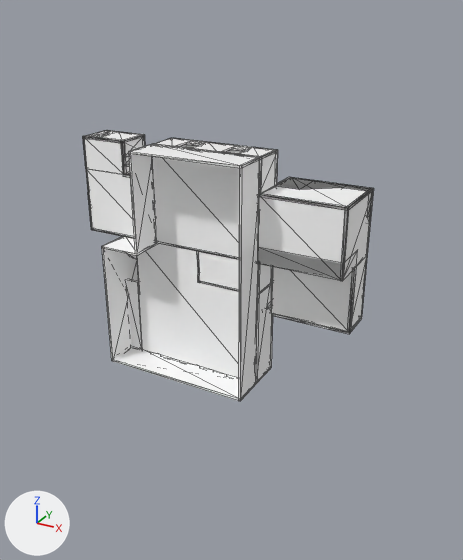
An edit to the glTF model assets/units/pd2_mod_hgs/mockup/mockup.glb, drawn before and after from the same camera.
Before and after are seen from a 50 mm camera at (29.7, -64.1, 27.3) aimed at (-5.4, -0.2, -4.6). The axes (+X, +Y, +Z) are drawn at lower left. The lights are the same throughout. Mesh edges are drawn as thin lines. Where no turn or scale is listed for an object, it has been applied to the vertices. Vertices at the same position are counted once.

In view in the first picture: 'g_mkp'.
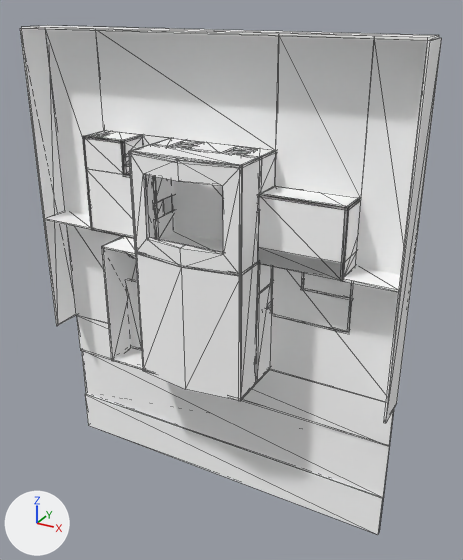
The change in detail:
me_g_g is used by ob_g_mkp; location (0.0, 0.0, 0.0).
me_g_g had 585 vertices, 1020 faces and spanned x -24.0..10.0, y -8.0..4.5, z -16.0..12.0.
me_g_g now has 725 vertices, 1320 faces and spans x -32.3..16.2, y -9.0..4.5, z -36.0..24.2.
me_g_g part 1: a new loose piece, a box spanning x -11.8..-9.2, y -1.0..0.0, z 11.75..12.0, in mat_mat_mat.
me_g_g part 2: a new loose piece, a box spanning x -4.8..-2.2, y -1.0..0.0, z 11.75..12.0, in mat_mat_mat.
me_g_g part 3: a new loose piece, a box spanning x 16.0..16.25, y -4.0..0.5, z -16.0..24.0, in mat_mat_mat.
me_g_g part 4: the loose piece of 14 vertices spanning x -11.0..-5.0, y -4.0..0.5, z 11.8..12.0 is rebuilt with 14 vertices and now spans x -11.8..-4.8, y -4.0..0.5, z 11.8..12.0.
me_g_g part 5: 15 vertices moved from x -17.0..10.0, y -4.0..0.5, z -16.0..12.0 to x -16.8..10.0, y -4.0..0.5, z -16.0..12.0; 14 vertices removed from x -14.0..10.0, y -4.0..0.5, z -8.0..12.0; 106 vertices added at x -32.3..16.0, y -9.0..0.5, z -36.0..24.2.

Changed parts and their boxes (x1, y1, x2, y2) in the pictures (463 x 560 px):
'g_mkp', reshaped (45% wider, 88% taller)
    before: (83, 130, 374, 401)
    after: (20, 25, 442, 534)
part 1 of me_g_g, added
    after: (181, 140, 204, 146)
part 2 of me_g_g, added
    after: (233, 146, 257, 152)
part 3 of me_g_g, added
    after: (384, 38, 442, 423)
part 4 of me_g_g, rebuilt (14% wider)
    before: (175, 142, 237, 153)
    after: (166, 142, 237, 153)
part 5 of me_g_g, built on
    before: (131, 143, 356, 332)
    after: (20, 25, 439, 534)
